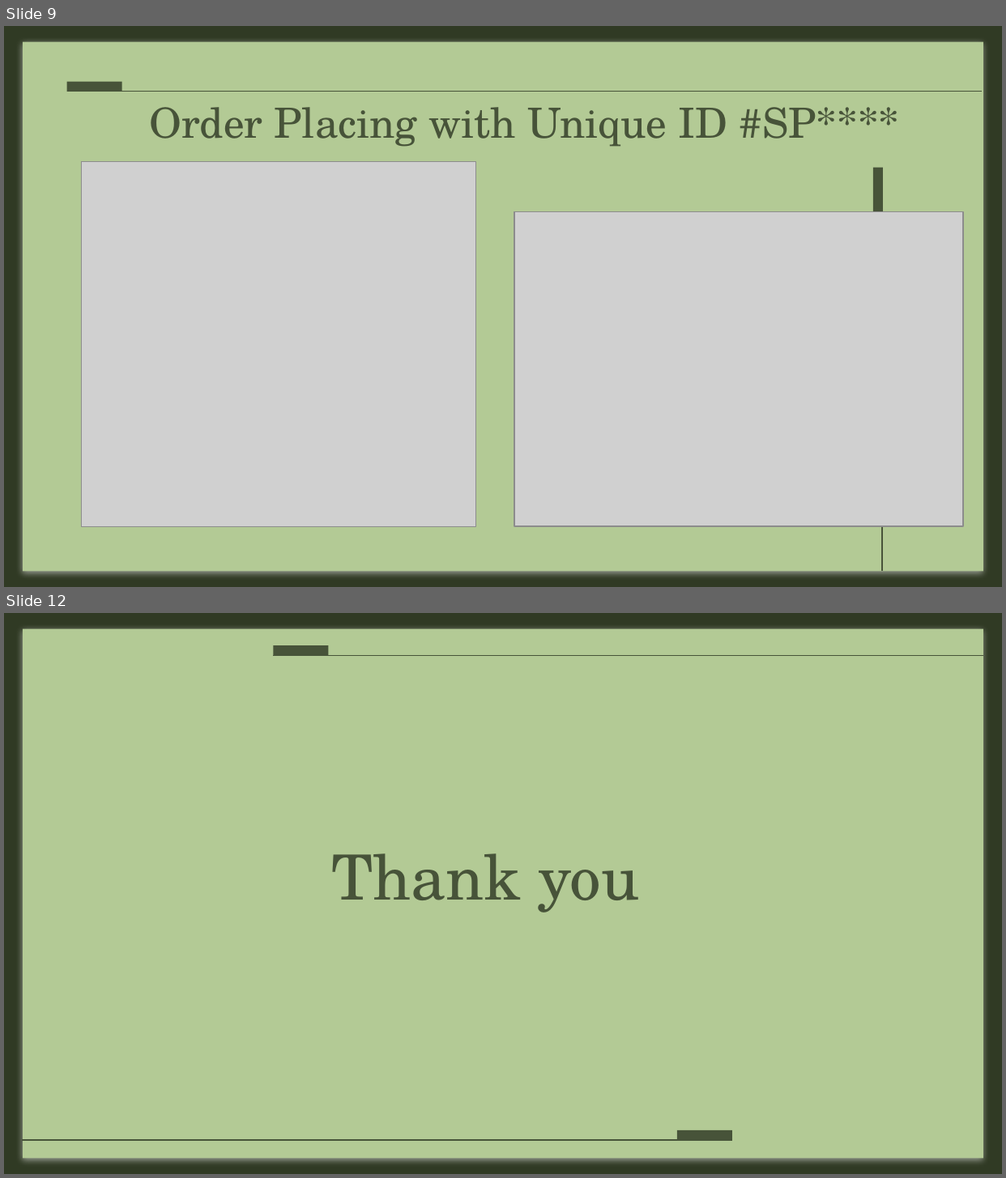
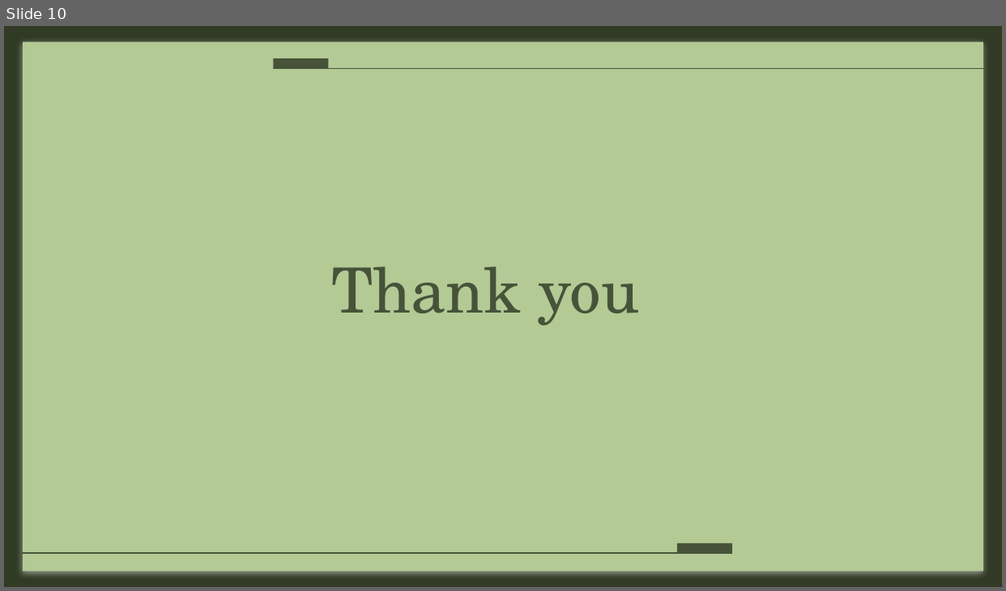
Before and after one commit to azharanowar/fathers-bank-cpp, a slide deck: Presentation.pptx. Shown one above the other, each under a label of ours: slides 9 and 12 before the commit, slide 10 after it; the slides between them are not shown. The pictures are 1006x1178 and 1006x591 pixels, drawn with LibreOffice and Linux fonts; fonts in the diff are those of the drawing; grey boxes stand for pictures. Boxes give left, top, right and bottom in pixels: in the first picture for what was removed or moved away, otherwise in the second. Text is boxed around its words. In the diff, an @@ line names an element or a change of style, - is before the commit and + after.

```diff
--- a/Presentation.pptx
+++ b/Presentation.pptx
@@ slide 9 removed at <box>4,26,1002,587</box>, background #303A24; not listed: 1 template element that a slide beside it also shows @@
@@ line removed from (982, 92) to (67, 92) @@
@@ rectangle removed at <box>67,82,121,92</box> @@
@@ title removed at <box>149,107,900,147</box> @@
-Order Placing with Unique ID #SP****
@@ picture removed at <box>82,162,476,527</box> @@
@@ rectangle removed at <box>872,167,883,222</box> @@
@@ line removed from (882, 195) to (882, 571) @@
@@ picture removed at <box>514,211,963,527</box> @@
@@ what was slide 12 is now slide 10 @@
```
Also in this commit, not shown: 4 slides changed, 5 slides added, 6 other slides removed.
